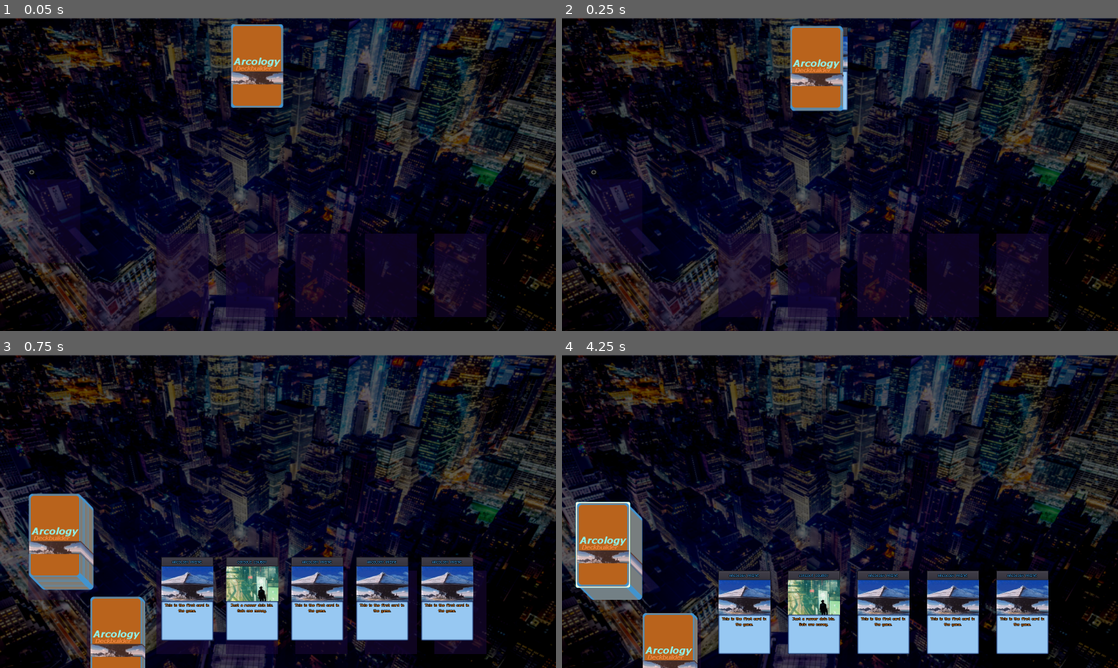
Above: before the commit, frames 1-4 (two rows, left to right).
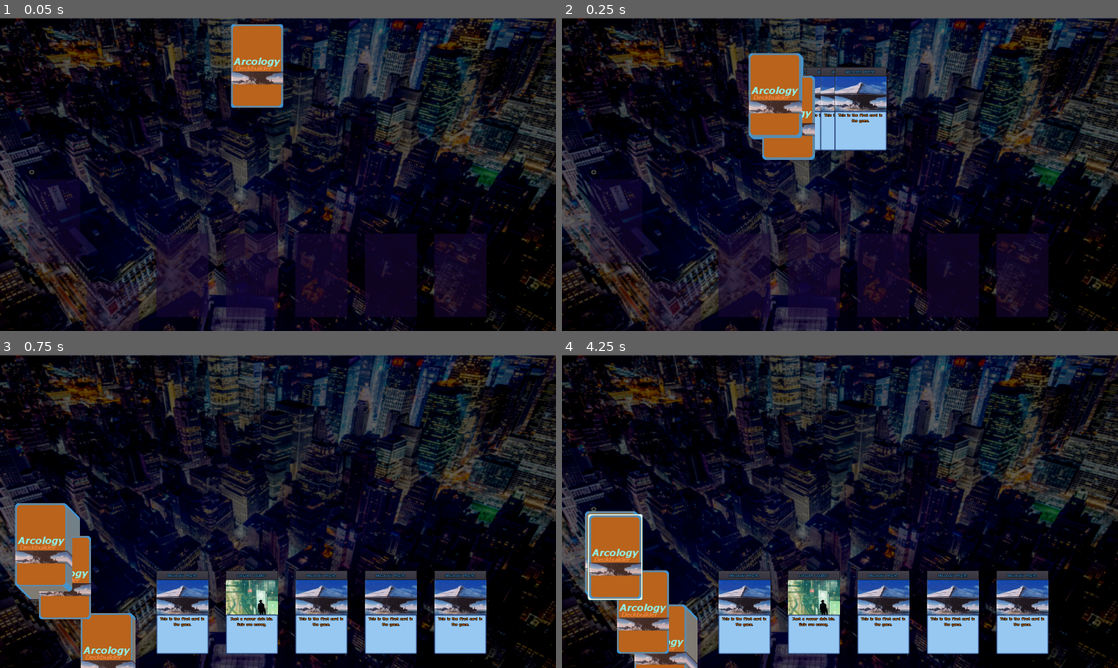
Above: after the commit, the same moments.

Repository: dancraig1985/arcology-deckbuilder
Game: Godot game, scene res://core/scenes/main.tscn
The game is run twice, just before and just after one commit, with the same random seed, the same clock (stepped at 60 frames per second) and the same inputs.
Inputs (mouse positions are in pixels of both pictures, inside the frame that each line leads up to):
- Up to frame 1 (0.05 s): no input
- Up to frame 2 (0.25 s): no input
- Up to frame 3 (0.75 s): tap Enter (ui_accept) at 0.5, 0.6 s; move the mouse to (189, 455) at 0.52 s
- Up to frame 4 (4.25 s): tap Enter (ui_accept) at 0.77, 1.07, 1.35, 1.52, 1.82, 2.1, 2.85, 3.02, 3.32, 3.6, 3.77, 4.07 s; move the mouse to (617, 558) at 1.27 s; move the mouse to (612, 555) at 2.02 s; move the mouse to (612, 555) at 2.77 s; move the mouse to (612, 555) at 3.52 s

Frame 1 is identical in both runs. In frame 2, 8.1% of the frame differs, in the area x 33-59%, y 2-46%; in frame 3, 19%, in the area x 2-88%, y 44-100%; in frame 4, 5.5%.

Commit message:
Added command stack to Decks

Diff:
--- a/core/autoloads/constants.gd
+++ b/core/autoloads/constants.gd
@@ -1,7 +1,10 @@
 extends Node
 
-# Time it takes to complete a Tween in seconds
-var OP_CARD_MOVE_SPEED = 1
+# Time it takes to complete a Card Move Tween in seconds
+var OP_CARD_MOVE_SPEED = 0.5
+
+# Time in seconds between card draws on Decks
+var OP_DECK_DRAW_DELAY = 0.25
 
 
 const STACK_MACHINE_PATH: String = "res://core/classes/stack_machine/stack_machine.gd"
@@ -9,7 +12,13 @@
 
 const ST_TEMPLATE: Script = \
 		preload("res://core/classes/stack_machine/states/st_template.gd")
+
 const ST_CARD_IDLE: Script = \
 		preload("res://core/classes/stack_machine/states/cards/st_card_idle.gd")
 const ST_CARD_MOVE_TO_POSITION: Script = \
 		preload("res://core/classes/stack_machine/states/cards/st_card_move_to_pos.gd")
+
+const ST_DECK_IDLE: Script = \
+		preload("res://core/classes/stack_machine/states/decks/st_deck_idle.gd")
+const ST_DECK_DRAW_TO_DECK: Script = \
+		preload("res://core/classes/stack_machine/states/decks/st_deck_draw_to_deck.gd")
--- /dev/null
+++ b/core/classes/stack_machine/states/decks/st_deck_draw_to_deck.gd
@@ -0,0 +1,30 @@
+extends StackMachineState
+
+# host = Entity using the state
+# args = arguments provided for state
+# state_time = time in seconds we have been in this state
+
+# Have process return 1 or -1 when the state is finished,
+# otherwise return 0 to continue
+
+func _init() -> void:
+	name = "Deck - Draw Card to Deck"
+
+# Run once when the state starts
+func on_start():
+	if not host.is_empty():
+		var drawn_card = host.draw_card()
+		args.target_deck.add_card(drawn_card)
+		Audio.play("DealingCard")
+
+# Usually called each step of the host, but can be called to run whenever
+func process(delta):
+	if host.is_empty(): return 1
+	var draw_delay = Constants.OP_DECK_DRAW_DELAY
+	if state_time > draw_delay:
+		return 1
+	return 0
+
+# Run once when the state is finished
+func on_end():
+	pass
--- /dev/null
+++ b/core/classes/stack_machine/states/decks/st_deck_idle.gd
@@ -0,0 +1,25 @@
+extends StackMachineState
+
+# host = Entity using the state
+# args = arguments provided for state
+# state_time = time in seconds we have been in this state
+
+# Have process return 1 or -1 when the state is finished,
+# otherwise return 0 to continue
+
+func _init() -> void:
+	name = "Deck - Idle"
+
+# Run once when the state starts
+func on_start():
+	pass
+
+# Run once when the state is finished
+func on_end():
+	pass
+
+# Usually called each step of the host, but can be called to run whenever
+func process(delta):
+	# return 0 to continue in this state
+	# return 1 to end state, return -1 to end state and process next state right away
+	return 1
--- a/core/scenes/card.gd
+++ b/core/scenes/card.gd
@@ -49,16 +49,8 @@
 func set_z_index(value: int = 0) -> void:
 	z_index = value
 
-
-func push_state(state_class: Script, new_args: Dictionary = {}) -> void:
-	CardStackMachine.push(state_class, new_args)
-
-func add_state(state_class: Script, new_args: Dictionary = {}) -> void:
-	CardStackMachine.add(state_class, new_args)
-
 func move_to_position(target_position: Vector2) -> void:
 	add_state(Constants.ST_CARD_MOVE_TO_POSITION, {target_position = target_position})
-
 
 func set_is_facedown(value: bool = true) -> void:
 	is_facedown = value
@@ -89,3 +81,9 @@
 
 func set_highlight_mouse_visible(value := false) -> void:
 	node_highlight_mouse.visible = value
+
+func push_state(state_class: Script, new_args: Dictionary = {}) -> void:
+	CardStackMachine.push(state_class, new_args)
+
+func add_state(state_class: Script, new_args: Dictionary = {}) -> void:
+	CardStackMachine.add(state_class, new_args)
--- a/core/scenes/dealer.gd
+++ b/core/scenes/dealer.gd
@@ -17,6 +17,11 @@
 
 func _process(delta):
 	process_card_highlight_mouse()
+
+	if Input.is_action_just_pressed("ui_accept"):
+		print_debug("Left button pressed")
+		if not node_player_deck.is_empty():
+			draw_cards_from_deck_to_deck(1, node_player_deck, node_player_hand)
 
 	if not is_board_set_up:
 		spawn_card_to_deck("Arcology Prime", node_player_hand)
@@ -54,6 +59,8 @@
 		is_board_set_up = true
 
 
+
+
 func instance_card(card_name: String = "Template") -> Node:
 	var card_node = CardScene.instance()
 	var card_data = DealerCardLibrary.get_card_data(card_name)
@@ -69,6 +76,12 @@
 	card_node.get_parent().remove_child(card_node)
 	card_node.position = $SpawnSpot.position
 	target_deck.add_card(card_node)
+
+func draw_cards_from_deck_to_deck(num_cards: int,
+									source_deck: Node,
+									target_deck: Node) -> void:
+	var cards_to_draw = min(source_deck.get_cards_count(), num_cards)
+	source_deck.draw_cards_to_deck(cards_to_draw, target_deck)
 
 
 func add_card_highlight_mouse_candidate(candidate_card: Node) -> void:
--- a/core/scenes/deck.gd
+++ b/core/scenes/deck.gd
@@ -1,5 +1,7 @@
 class_name Deck
 extends Node2D
+
+var DeckStackMachine
 
 export var deck_list: Dictionary = {
 	"Arcology Prime": 14,
@@ -13,7 +15,10 @@
 
 
 func _ready() -> void:
-	pass
+	DeckStackMachine = Constants.STACK_MACHINE.new(self, Constants.ST_CARD_IDLE)
+
+func _process(delta) -> void:
+	DeckStackMachine.process(delta)
 
 func get_screen_position() -> Vector2:
 	return position + get_parent().position
@@ -36,13 +41,17 @@
 	return get_cards().size()
 
 func is_empty() -> bool:
-	return get_cards_count() > 0
+	return get_cards_count() < 1
 
 func draw_card():
 	var card_drawn = get_card_by_index(0)
 	remove_card(card_drawn)
 	card_drawn.set_is_facedown(false)
 	return card_drawn
+
+func draw_cards_to_deck(num_cards: int, target_deck: Node) -> void:
+	for i in range(num_cards):
+		add_state(Constants.ST_DECK_DRAW_TO_DECK, {target_deck = target_deck})
 
 func get_card_by_index(index: int) -> Card:
 	return get_cards()[index]
@@ -75,3 +84,10 @@
 			var target_position = spot_position + stacking_offset
 			card.move_to_position(target_position)
 			card.set_is_facedown(true)
+
+
+func push_state(state_class: Script, new_args: Dictionary = {}) -> void:
+	DeckStackMachine.push(state_class, new_args)
+
+func add_state(state_class: Script, new_args: Dictionary = {}) -> void:
+	DeckStackMachine.add(state_class, new_args)
